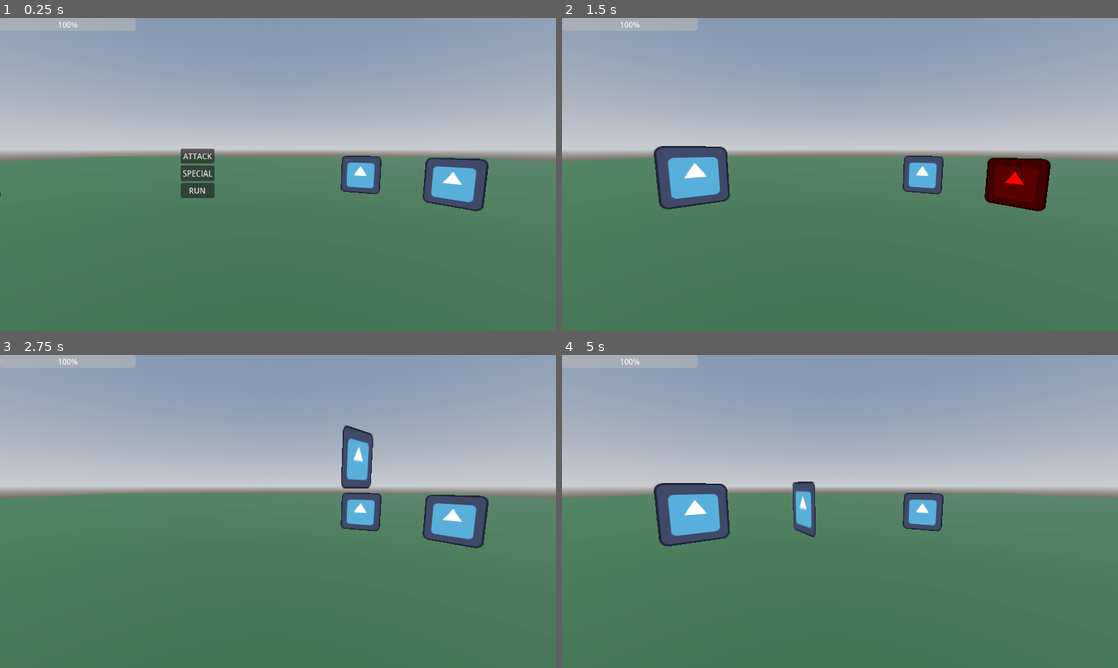
Above: before the commit, frames 1-4 (two rows, left to right).
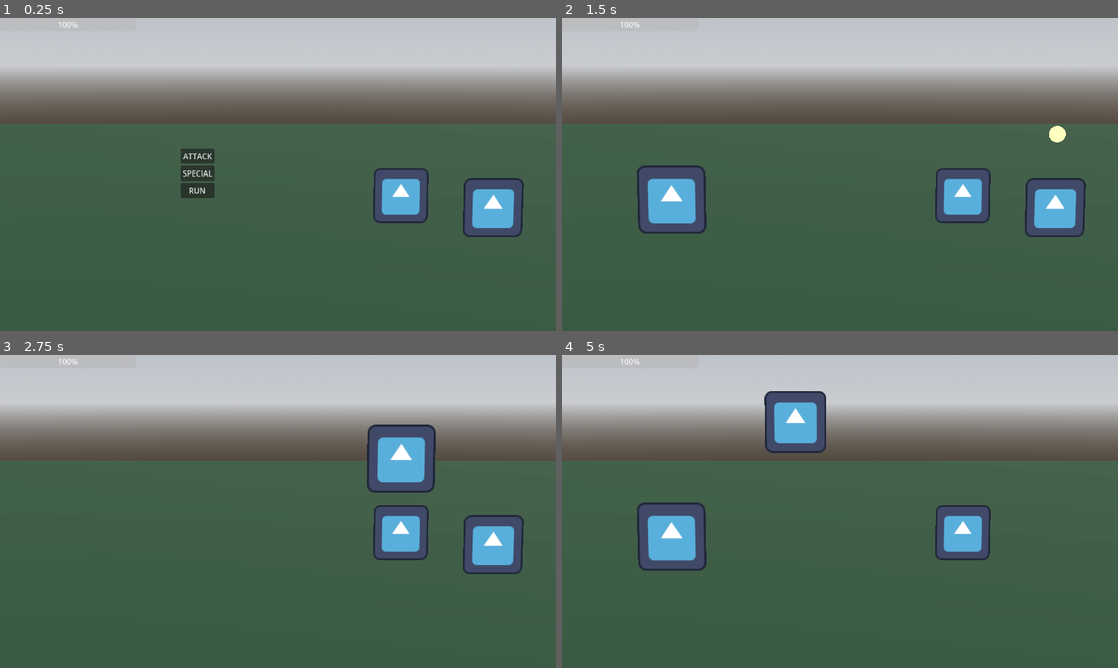
Above: after the commit, the same moments.

Repository: pollution0504/diceGame
Game: Godot game, scene res://Combat/battle_scene.tscn
The game is run twice, just before and just after one commit, with the same random seed, the same clock (stepped at 60 frames per second) and the same inputs. The project has no main scene, so this scene is started directly. The engine's default icon, where the game draws it, is replaced by a stand-in: a white triangle on a blue panel in a dark square.
Inputs:
- Up to frame 1 (0.25 s): no input
- Up to frame 2 (1.5 s): tap Enter (ui_accept) at 0.5, 0.77 s; hold D (right) 0.53-1.25 s; click "ATTACK" at 1.25 s
- Up to frame 3 (2.75 s): tap Enter (ui_accept) at 2, 2.27 s; hold A (left) from 2.03 s (still down)
- Up to frame 4 (5 s): release A (left) at 2.78 s; hold D (right) 2.78-4.28 s; tap Enter (ui_accept) at 3.77, 4.52 s; hold A (left) from 4.28 s (still down)

The runs differ from the first frame. In frame 1, 97% of the frame differs, in the area x 0-100%, y 0-100%; in frame 2, 97%; in frame 3, 98%; in frame 4, 97%.

Commit message:
VISUAL UPGRADES
Added a new cursor, a new player attack animation that triggers damage and a sound on hit, and changed the camera

Diff:
--- a/Combat/battle_player.gd
+++ b/Combat/battle_player.gd
@@ -1,7 +1,8 @@
 extends BattleAlly
 class_name BattlePlayer
 
-const sword_slice = preload("uid://gcae02jhx2mt")
+const SWORD_SLICE = preload("uid://gcae02jhx2mt")
+
 @onready var voice_line = $VoiceLine
 const PREPARE_YOURSELF = preload("uid://d2obg761t54y7")
 
@@ -22,7 +23,6 @@
 
 func Attack(target_entity : BattleEntity):
 	await PlayAttackAnimation(target_entity)
-	super(target_entity)
 
 func PlayIntroAnimation():
 	var original_position = global_position
@@ -35,25 +35,53 @@
 	voice_line.play()
 	await tween.finished
 
+
+
 func PlayAttackAnimation(target_entity : BattleEntity):
-	var original_position = global_position
-	var target_position = target_entity.global_position
+	var original_pos = global_position
+	var target_pos = target_entity.global_position
+	var ground_y = original_pos.y
+
+	var dir = (target_pos - original_pos).normalized()
+	# Takeoff point
+	var jump_start_pos = target_pos - (dir * 3.5)
+	jump_start_pos.y = ground_y
+
+	# Impact point
+	var impact_pos = target_pos - (dir * 0.8)
+	impact_pos.y = ground_y
+
 	var tween = get_tree().create_tween()
 
-	var offset = (original_position - target_position).normalized() * 1.5
-	var dash_to = target_position + offset
+	# 1. RUN UP
+	tween.tween_property(self, "global_position", jump_start_pos, 0.3)\
+		.set_trans(Tween.TRANS_QUAD).set_ease(Tween.EASE_OUT)
 
-	tween.tween_property(self, "global_position", dash_to, 0.4).set_trans(Tween.TRANS_QUAD).set_ease(Tween.EASE_OUT)
+	# 2. PROPER PARABOLIC JUMP
+	var jump_height = 2.0
+	var jump_arc = func(t: float):
+		var pos = jump_start_pos.lerp(impact_pos, t)
+		# Parabolic formula: y = -4h(t-0.5)^2 + h
+		pos.y = ground_y + (-4 * jump_height * pow(t - 0.5, 2) + jump_height)
+		global_position = pos
 
-	# We use two parallel tweens: one for horizontal, one for the vertical "hop"
-	tween.tween_property(self, "global_position:y", global_position.y + 1.5, 0.2)\
-		.set_trans(Tween.TRANS_SINE).set_ease(Tween.EASE_OUT)
-	tween.chain().tween_property(self, "global_position:y", global_position.y, 0.2)\
-		.set_trans(Tween.TRANS_SINE).set_ease(Tween.EASE_IN)
-	# 3. Return to base
-	tween.chain().tween_property(self, "global_position", original_position, 0.4)\
-		.set_trans(Tween.TRANS_QUAD).set_ease(Tween.EASE_IN_OUT)
+	tween.chain().tween_method(jump_arc, 0.0, 1.0, 0.5)
 
-	# Wait for the whole sequence to finish
+	# 3. IMPACT (Trigger damage and sound)
+	tween.tween_callback(func():
+		voice_line.stream = SWORD_SLICE
+		voice_line.play(0.17)
+		super.Attack(target_entity)
+	)
+
+	# 4. PARABOLIC HOP BACK
+	var hop_height = 1.0
+	var hop_arc = func(t: float):
+		var pos = impact_pos.lerp(original_pos, t)
+		pos.y = ground_y + (-4 * hop_height * pow(t - 0.5, 2) + hop_height)
+		global_position = pos
+
+	tween.chain().tween_method(hop_arc, 0.0, 1.0, 0.6)
+
 	await tween.finished
 	return null
--- a/Combat/battle_scene.gd
+++ b/Combat/battle_scene.gd
@@ -7,10 +7,12 @@
 const battle_music = preload("uid://8qdwmyo1p1t8")
 const boxing_bell = preload("uid://bn56vppj5kewb")
 const COMBAT_MENU = preload("uid://dgjar6b8g0n50")
+const CURSOR = preload("uid://bveddx3blonlq")
 
 @export var player : BattlePlayer
 @export var enemies : Array[BattleEnemy]
 var player_menu
+var selection_cursor : Node3D
 
 enum TURNS {ALLIES, ENEMIES}
 var current_turn = TURNS.ALLIES
@@ -23,6 +25,11 @@
 	start_battle_music()
 	player.PlayIntroAnimation()
 	instantiate_entities()
+
+	selection_cursor = CURSOR.instantiate()
+	add_child(selection_cursor)
+	selection_cursor.hide()
+
 	start_battle()
 
 func start_battle_music() -> void:
@@ -132,13 +139,13 @@
 	_highlight_enemy(selection_index)
 
 func _highlight_enemy(index):
-	# Using modulate for now; if 3D, you might want to toggle a Mesh visibility
-	if enemies[index].is_alive():
-		enemies[index].modulate = Color.RED
+	var target = enemies[index]
+	if target.is_alive():
+		selection_cursor.global_position = target.global_position + Vector3(0, 0.9, 0)
+		selection_cursor.show()
 
 func _clear_highlights():
-	for e in enemies:
-		e.modulate = Color.WHITE
+	selection_cursor.hide()
 
 func check_battle_over() -> bool:
 	# filter() is a very clean way to check lists!
--- a/Combat/battle_scene.tscn
+++ b/Combat/battle_scene.tscn
@@ -31,13 +31,13 @@
 
 [node name="DirectionalLight3D" type="DirectionalLight3D" parent="." unique_id=1464599185]
 transform = Transform3D(-0.8660254, -0.43301278, 0.25, 0, 0.49999997, 0.86602545, -0.50000006, 0.75, -0.43301266, 0, 0, 0)
-shadow_enabled = true
 
 [node name="WorldEnvironment" type="WorldEnvironment" parent="." unique_id=1281465447]
 environment = SubResource("Environment_omqys")
 
 [node name="Camera3D" type="Camera3D" parent="." unique_id=1749398744]
-transform = Transform3D(1, 0, 0, 0, 0.99258864, 0.12152287, 0, -0.12152287, 0.99258864, 0, 0.8694999, 4.642008)
+transform = Transform3D(1, 0, 0, 0, 0.99258864, 0.12152287, 0, -0.12152287, 0.99258864, 0, 2.096791, 12.3559265)
+fov = 20.0
 
 [node name="MeshInstance3D" type="MeshInstance3D" parent="." unique_id=94951689]
 mesh = SubResource("PlaneMesh_omqys")
@@ -47,10 +47,12 @@
 
 [node name="EnemyMinion" parent="." unique_id=1450971375 node_paths=PackedStringArray("visual_component") instance=ExtResource("3_omqys")]
 transform = Transform3D(0.3331521, 0, -0.46865195, 0, 0.575, 0, 0.46865195, 0, 0.3331521, 2.6465883, 0.36900675, 1.5834628)
+billboard = 2
 visual_component = NodePath(".")
 
 [node name="EnemyMinion2" parent="." unique_id=1198589728 node_paths=PackedStringArray("visual_component") instance=ExtResource("3_omqys")]
 transform = Transform3D(0.5228442, 0, -0.23928848, 0, 0.57500005, 0, 0.23928848, 0, 0.5228442, 1.6465883, 0.36900675, 0.58346283)
+billboard = 2
 visual_component = NodePath(".")
 
 [node name="AudioStreamPlayer2D" type="AudioStreamPlayer2D" parent="." unique_id=1084181741]
--- /dev/null
+++ b/Combat/cursor.tscn
@@ -0,0 +1,19 @@
+[gd_scene format=3 uid="uid://bveddx3blonlq"]
+
+[sub_resource type="StandardMaterial3D" id="StandardMaterial3D_rsk56"]
+shading_mode = 0
+disable_ambient_light = true
+disable_fog = true
+disable_specular_occlusion = true
+albedo_color = Color(1, 1, 0.60784316, 1)
+
+[sub_resource type="SphereMesh" id="SphereMesh_jllsl"]
+material = SubResource("StandardMaterial3D_rsk56")
+radius = 0.2
+height = 0.4
+
+[node name="Cursor" type="Node3D" unique_id=922286450]
+
+[node name="MeshInstance3D" type="MeshInstance3D" parent="." unique_id=506955940]
+transform = Transform3D(0.5, 0, 0, 0, 0.5, 0, 0, 0, 0.5, 0, 0, 0)
+mesh = SubResource("SphereMesh_jllsl")
--- a/Combat/player.tscn
+++ b/Combat/player.tscn
@@ -36,7 +36,9 @@
 offset_bottom = 27.0
 
 [node name="AnimatedSprite3D" type="AnimatedSprite3D" parent="." unique_id=1262368255]
+billboard = 2
 sprite_frames = SubResource("SpriteFrames_2y06h")
 autoplay = "default"
 
-[node name="VoiceLine" type="AudioStreamPlayer2D" parent="." unique_id=1622817292]
+[node name="VoiceLine" type="AudioStreamPlayer" parent="." unique_id=1063749742]
+volume_db = -10.85
